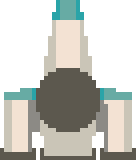
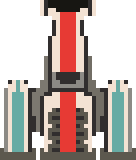
Layer changes from the first 136px x 160px image to the second:
hid "Pasted Layer", painted on it over [36, 68, 100, 132]
painted on "Pasted Layer #1" over [4, 0, 132, 156]
